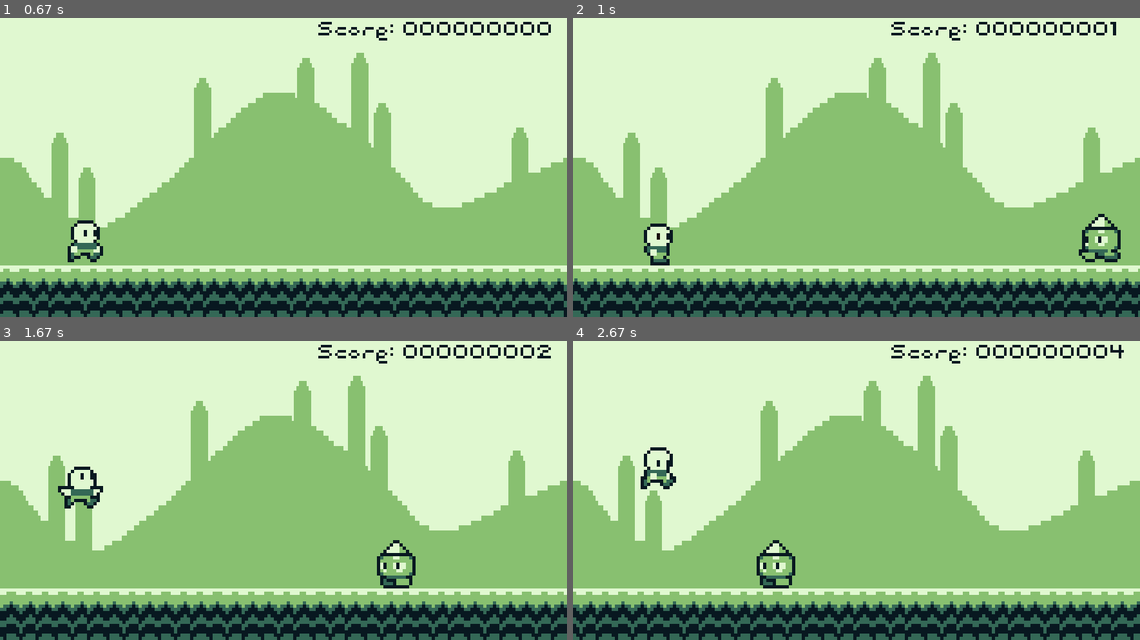
Above: before the commit, frames 1-4 (two rows, left to right).
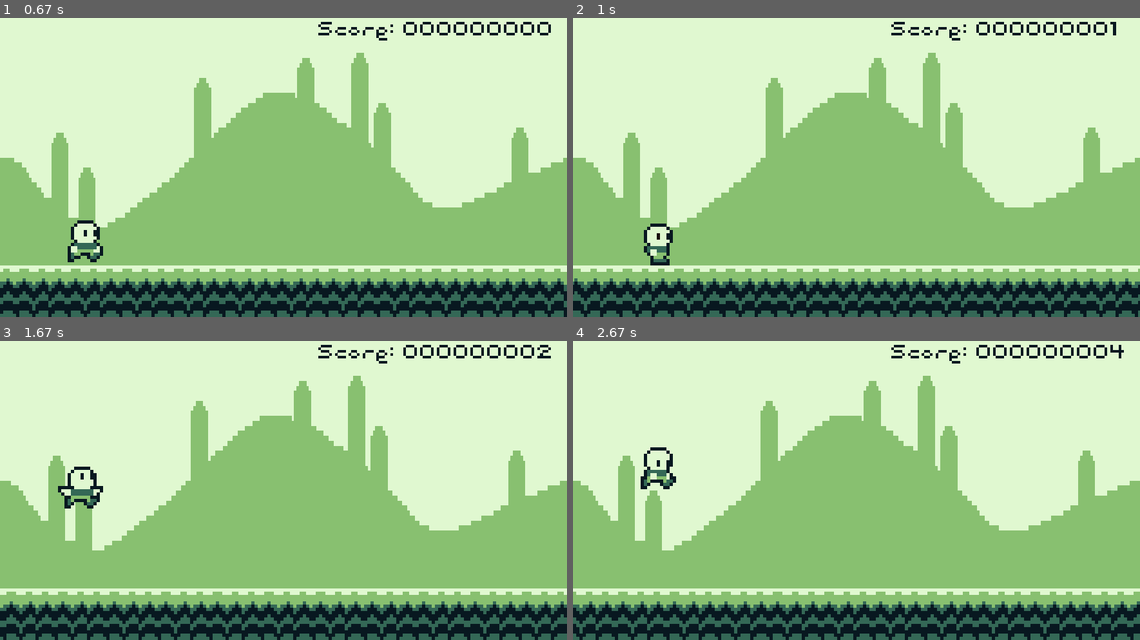
Above: after the commit, the same moments.

Repository: jperelygin/pygame_practice
Game: pygame game, started from beware_the_night/Game.py
The game is run twice, just before and just after one commit, with the same random seed, the same clock (stepped at 60 frames per second) and the same inputs.
Inputs:
- Up to frame 1 (0.67 s): tap Space at 0.33 s
- Up to frame 2 (1 s): no input
- Up to frame 3 (1.67 s): tap Space at 1.23, 1.53 s
- Up to frame 4 (2.67 s): tap Space at 1.7, 1.83, 1.97, 2.1, 2.2, 2.33, 2.47, 2.6 s

Frame 1 is identical in both runs. In frame 2, 0.6% of the frame differs, in the area x 89-97%, y 65-82%; in frame 3, 0.6%; in frame 4, 0.6%.

Commit message:
Beware the night 0.5
Added spawn of enemies. Added End menu

Diff:
--- a/beware_the_night/Enemy.py
+++ b/beware_the_night/Enemy.py
@@ -30,18 +30,27 @@
                                         conf.INGAME_TILE_SIZE)
 DRILL_SPRITE_6 = pygame.transform.scale(get_sprite(conf.sprite_sheet, conf.TILE_SIZE, 4, 5),
                                         conf.INGAME_TILE_SIZE)
-
+SLIME_SPRITE_1 = pygame.transform.scale(get_sprite(conf.sprite_sheet, conf.TILE_SIZE, 3, 7),
+                                        conf.INGAME_TILE_SIZE)
+SLIME_SPRITE_2 = pygame.transform.scale(get_sprite(conf.sprite_sheet, conf.TILE_SIZE, 3, 8),
+                                        conf.INGAME_TILE_SIZE)
+SLIME_SPRITE_3 = pygame.transform.scale(get_sprite(conf.sprite_sheet, conf.TILE_SIZE, 3, 9),
+                                        conf.INGAME_TILE_SIZE)
+BAT_SPRITE_1 = pygame.transform.scale(get_sprite(conf.sprite_sheet, conf.TILE_SIZE, 6, 3),
+                                        conf.INGAME_TILE_SIZE)
+BAT_SPRITE_2 = pygame.transform.scale(get_sprite(conf.sprite_sheet, conf.TILE_SIZE, 6, 4),
+                                        conf.INGAME_TILE_SIZE)
 
 class Enemy(pygame.sprite.Sprite):
-    def __init__(self, image_array):
+    def __init__(self, image_array, x_start):
         super().__init__()
         self.image_array = image_array
         self.image = self.image_array[0]
         self.image.set_colorkey(conf.COLOR_TRANSPARENT)
-        self.rect = self.image.get_rect(bottomleft=conf.ENEMY_POSITION)
+        self.rect = self.image.get_rect(bottomleft=(x_start, conf.ENEMY_POSITION_Y))
         self.move_sprite = 0
         self.sprite_speed = 0.2
-        self.speed = 5
+        self.speed = 6
 
     def move(self):
         self.move_sprite += self.sprite_speed
@@ -56,20 +65,33 @@
 
 
 class Fly(Enemy):
-    def __init__(self):
+    def __init__(self, x_start):
         self.image_array = [FLY_SPRITE_1, FLY_SPRITE_2]
-        super().__init__(self.image_array)
+        super().__init__(self.image_array, x_start)
 
 
 class OneEye(Enemy):
-    def __init__(self):
+    def __init__(self, x_start):
         self.image_array = [ONEEYE_SPRITE_1, ONEEYE_SPRITE_2, ONEEYE_SPRITE_3,
                             ONEEYE_SPRITE_4, ONEEYE_SPRITE_5, ONEEYE_SPRITE_6]
-        super().__init__(self.image_array)
+        super().__init__(self.image_array, x_start)
 
 
 class Drill(Enemy):
-    def __init__(self):
+    def __init__(self, x_start):
         self.image_array = [DRILL_SPRITE_1, DRILL_SPRITE_2, DRILL_SPRITE_3,
                             DRILL_SPRITE_4, DRILL_SPRITE_5, DRILL_SPRITE_6]
-        super().__init__(self.image_array)
+        super().__init__(self.image_array, x_start)
+
+
+class Slime(Enemy):
+    def __init__(self, x_start):
+        self.image_array = [SLIME_SPRITE_1, SLIME_SPRITE_2, SLIME_SPRITE_3, SLIME_SPRITE_2]
+        super().__init__(self.image_array, x_start)
+        self.sprite_speed = 0.1
+
+
+class Bat(Enemy):
+    def __init__(self, x_start):
+        self.image_array = [BAT_SPRITE_1, BAT_SPRITE_2]
+        super().__init__(self.image_array, x_start)
--- a/beware_the_night/Game.py
+++ b/beware_the_night/Game.py
@@ -1,3 +1,5 @@
+import random
+
 import pygame
 import sys
 
@@ -5,11 +7,13 @@
 from Player import Player
 from Background import Background
 from Floor import Floor
-from Enemy import Fly, OneEye, Drill
-from UI import GameState, StartMenu, RunningMenu
+from Enemy import Fly, OneEye, Drill, Slime, Bat
+from UI import StartMenu, RunningMenu, EndMenu
+from GameState import GameState
 
 DEBUG = False
 
+ENEMY_CLASSES = (Fly, OneEye, Drill, Slime, Bat)
 
 class Game:
     def __init__(self):
@@ -20,8 +24,8 @@
         self.background_move_event = pygame.USEREVENT + 1
         self.floor_move_event = pygame.USEREVENT + 2
         self.score_update = pygame.USEREVENT + 3
+        self.spawn_timer = pygame.USEREVENT + 4
         self.new_game()
-
 
     def new_game(self):
         self.state = GameState()
@@ -34,12 +38,12 @@
         self.floor = pygame.sprite.Group()
         self.floor.add(Floor(0))
         self.enemies = pygame.sprite.Group()
-        self.enemies.add(Drill())
         self.ui = pygame.sprite.Group()
         # Reset timers
         pygame.time.set_timer(self.background_move_event, 0)
         pygame.time.set_timer(self.floor_move_event, 0)
         pygame.time.set_timer(self.score_update, 0)
+        pygame.time.set_timer(self.spawn_timer, 0)
 
     def move_background(self):
         for sprite in self.background.sprites():
@@ -62,29 +66,37 @@
     def update_score(self):
         self.player_instance.score += 1
 
-    def update_ui(self):
-        self.state.next_state()
-        self.ui.empty()
+    def spawn_enemies(self):
+        # not more than 2 on screen
+        if len(self.enemies.sprites()) < 2:
+            self.enemies.add(random.choice(ENEMY_CLASSES)(
+                random.randint(conf.ENEMY_POSITION_X_1, conf.ENEMY_POSITION_X_2)))
+        # remove skipped enemies
+        for enemy in self.enemies.sprites():
+            if enemy.rect.midright[0] < -20:
+                self.enemies.remove(enemy)
 
     def update(self):
         pygame.display.update()
         self.clock.tick(conf.FPS)
-        if DEBUG:
-            pygame.display.set_caption(f"{conf.GAME_TITLE}. Score: {self.player_instance.score}")
-        else:
-            pygame.display.set_caption(conf.GAME_TITLE)
+        pygame.display.set_caption(conf.GAME_TITLE)
         self.player.update()
-        if self.player_instance.running:
-            self.enemies.update()
-        # ui
-        if self.state.get_state() == "START":
-            self.ui.add(StartMenu())
-        if self.state.get_state() == "RUNNING":
-            self.ui.add(RunningMenu())
-            self.ui.update(self.player_instance.score)
-        if self.state.get_state() == "END":
-            pass
-
+        # switch game states
+        match self.state.get_state():
+            case "START":
+                self.ui.add(StartMenu())
+            case "RUNNING":
+                self.ui.empty()
+                self.ui.add(RunningMenu())
+                self.ui.update(self.player_instance.score)
+                self.enemies.update()
+                # for enemy in self.enemies.sprites():
+                #     if self.player_instance.rect.colliderect(enemy.rect):
+                #         self.state.next_state()
+            case "END":
+                self.ui.empty()
+                self.player_instance.damage()
+                self.ui.add(EndMenu(self.player_instance.score))
 
     def check_events(self):
         for event in pygame.event.get():
@@ -92,19 +104,24 @@
                 pygame.quit()
                 sys.exit(0)
             # GAME START
-            if pygame.key.get_pressed()[pygame.K_SPACE] and not self.player_instance.running:
+            if pygame.key.get_pressed()[pygame.K_SPACE] and self.state.get_state() == "START":
                 # Activating timers
                 pygame.time.set_timer(self.background_move_event, 200)
                 pygame.time.set_timer(self.floor_move_event, 10)
                 pygame.time.set_timer(self.score_update, 500)
+                pygame.time.set_timer(self.spawn_timer, 1500)
                 self.player_instance.running = True
-                self.update_ui()
-            if event.type == self.background_move_event and self.player_instance.running:
+                self.state.next_state()
+            if event.type == self.background_move_event and self.state.get_state() == "RUNNING":
                 self.move_background()
-            if event.type == self.floor_move_event and self.player_instance.running:
+            if event.type == self.floor_move_event and self.state.get_state() == "RUNNING":
                 self.move_floor()
-            if event.type == self.score_update and self.player_instance.running:
+            if event.type == self.score_update and self.state.get_state() == "RUNNING":
                 self.update_score()
+            if event.type == self.spawn_timer and self.state.get_state() == "RUNNING":
+                self.spawn_enemies()
+            if pygame.key.get_pressed()[pygame.K_SPACE] and self.state.get_state() == "END":
+                self.new_game()
             if DEBUG:
                 if pygame.key.get_pressed()[pygame.K_q]:
                     self.new_game()
--- /dev/null
+++ b/beware_the_night/GameState.py
@@ -0,0 +1,12 @@
+class GameState:
+    def __init__(self):
+        self.states = ["START", "RUNNING", "END"]
+        self.state = 0
+
+    def next_state(self):
+        self.state += 1
+        if self.state >= len(self.states):
+            self.state = 0
+
+    def get_state(self):
+        return self.states[self.state]
--- a/beware_the_night/Player.py
+++ b/beware_the_night/Player.py
@@ -24,6 +24,9 @@
                                       conf.INGAME_TILE_SIZE)
 RUN_SPRITES = [RUN_SPRITE_1, RUN_SPRITE_2, RUN_SPRITE_3]
 
+DAMAGE_SPRITE = pygame.transform.scale(get_sprite(conf.sprite_sheet, conf.TILE_SIZE, 2, 5),
+                                      conf.INGAME_TILE_SIZE)
+
 
 class Player(pygame.sprite.Sprite):
     def __init__(self):
@@ -36,6 +39,7 @@
         self.run_sprite = 0
         self.score = 0
         self.current_position = conf.PLAYER_POSITION
+        self.health = 1
 
     def run(self):
         if self.rect.bottom >= conf.PLAYER_POSITION[1]:
@@ -61,15 +65,21 @@
         self.image = FALL_SPRITE
         self.image.set_colorkey(conf.COLOR_TRANSPARENT)
 
+    def damage(self):
+        self.image = DAMAGE_SPRITE
+        self.running = False
+        self.image.set_colorkey(conf.COLOR_TRANSPARENT)
+
     def input(self):
         if pygame.key.get_pressed()[pygame.K_SPACE] and self.score > 1:
             if self.running and self.rect.bottom >= conf.PLAYER_POSITION[1]:
                 self.jump()
 
     def apply_gravity(self):
-        if self.rect.bottomleft[1] > self.current_position[1]:
-            self.fall()
-        self.current_position = self.rect.bottomleft
+        if self.running:
+            if self.rect.bottomleft[1] > self.current_position[1]:
+                self.fall()
+            self.current_position = self.rect.bottomleft
         self.gravity += 1
         self.rect.y += self.gravity
         if self.rect.bottom >= conf.PLAYER_POSITION[1]:
--- a/beware_the_night/UI.py
+++ b/beware_the_night/UI.py
@@ -1,19 +1,5 @@
 import pygame
 import conf
-
-
-class GameState:
-    def __init__(self):
-        self.states = ["START", "RUNNING", "END"]
-        self.state = 0
-
-    def next_state(self):
-        self.state += 1
-        if self.state >= len(self.states):
-            self.state = 0
-
-    def get_state(self):
-        return self.states[self.state]
 
 
 class StartMenu(pygame.sprite.Sprite):
@@ -33,3 +19,11 @@
 
     def update(self, score):
         self.image = self.font.render(f"Score: {score:09d}", False, conf.COLOR_BLACK)
+
+
+class EndMenu(pygame.sprite.Sprite):
+    def __init__(self, score):
+        super().__init__()
+        self.font = pygame.font.Font(conf.FONT, conf.START_SCREEN_TEXT_SIZE)
+        self.image = self.font.render(f"You are dead. Your score is: {score}", False, conf.COLOR_BLACK)
+        self.rect = self.image.get_rect(midbottom=conf.END_SCREEN_TEXT_POSITION)
--- a/beware_the_night/conf.py
+++ b/beware_the_night/conf.py
@@ -14,12 +14,15 @@
 START_SCREEN_TEXT_POSITION = (SCREEN_WIDTH//2, SCREEN_HEIGHT//2)
 SCORE_TEXT_SIZE = 28
 SCORE_TEXT_POSITION = (SCREEN_WIDTH - 20, 20)
+END_SCREEN_TEXT_POSITION = (SCREEN_WIDTH//2, SCREEN_HEIGHT//2)
 
 # player
 PLAYER_POSITION = (80, 400)
 
 # enemies
-ENEMY_POSITION = (SCREEN_WIDTH + 100, 400)
+ENEMY_POSITION_Y = 400
+ENEMY_POSITION_X_1 = SCREEN_WIDTH + 500
+ENEMY_POSITION_X_2 = SCREEN_WIDTH + 900
 
 # colors
 COLOR_LIGHT = "#e0f8d0"
--- a/beware_the_night/spritesheet_parser.py
+++ b/beware_the_night/spritesheet_parser.py
@@ -1,4 +1,42 @@
 import pygame
+
+
+class SpritesheetParser:
+    def __init__(self):
+        self.tile_size = ()
+        self.scale_tile_size = self.tile_size
+        self.sprite_sheet = ""
+
+    def get_sprite(self, row: int, table: int, scale=False):
+        sheet = pygame.image.load(self.sprite_sheet)
+        if scale:
+            sheet.set_clip(pygame.Rect(self.scale_tile_size[0] * table, self.scale_tile_size[1] * row,
+                                       self.scale_tile_size[0], self.scale_tile_size[1]))
+        return sheet.subsurface(sheet.get_clip())
+
+    def get_collision_rect(self, image: pygame.surface.Surface, transparent_color):
+        size = image.get_size()
+        x_left = 0
+        x_size = size[0]
+        y_top = 0
+        y_size = size[1]
+        for x in range(size[0]):
+            for y in range(size[1]):
+                if image.get_at((x, y)) != transparent_color:
+                    x_left = x
+        for y in range(size[1]):
+            for x in range(size[0]):
+                if image.get_at((x, y)) != transparent_color:
+                    y_top = y
+        for x in range(size[0], 0, -1):
+            for y in range(size[1], 0, -1):
+                if image.get_at((x, y)) != transparent_color:
+                    x_size = x - x_left
+        for y in range(size[1], 0, -1):
+            for x in range(size[0], 0, -1):
+                if image.get_at((x, y)) != transparent_color:
+                    y_size = y - y_top
+        return pygame.Rect((x_left, y_top), (x_size, y_size))
 
 
 def get_sprite(sprite_sheet: str, tiles: tuple, row: int, table: int) -> pygame.Surface:
--- a/debugger/dbg.py
+++ b/debugger/dbg.py
@@ -1,4 +1,19 @@
 import pygame
+
+
+def draw_tiles(tile_size, vert_color="green", hor_color="green"):
+    screen = pygame.display.get_surface()
+    screen_size = screen.get_size()
+    for vert in range(0, screen_size[0], tile_size):
+        pygame.draw.line(screen, vert_color, (vert, 0), (vert, screen_size[1]))
+    for hor in (range(0, screen_size[1], tile_size)):
+        pygame.draw.line(screen, hor_color, (0, hor), (screen_size[0], hor))
+
+
+def draw_rect(rect: pygame.Rect, color="pink", thickness=1):
+    new_rect = rect.copy()
+    pygame.draw.rect(pygame.display.get_surface(), color, new_rect, thickness)
+
 
 class Debugger:
     def __init__(self, font: pygame.font.Font, x=20, text_color='green', bg_color='black'):
@@ -22,11 +37,3 @@
             rect = surface.get_rect(topleft=(self.x, y))
             y += surface.get_size()[1]
             display.blit(surface, rect)
-
-    def draw_tiles(self, tile_size, vert_color="green", hor_color="green"):
-        screen = pygame.display.get_surface()
-        screen_size = screen.get_size()
-        for vert in range(0, screen_size[0], tile_size):
-            pygame.draw.line(screen, vert_color, (vert, 0), (vert, screen_size[1]))
-        for hor in (range(0, screen_size[1], tile_size)):
-            pygame.draw.line(screen, hor_color, (0, hor), (screen_size[0], hor))
--- a/debugger/main.py
+++ b/debugger/main.py
@@ -1,4 +1,4 @@
-import pygame
+from debugger.dbg import *
 from debugger.dbg import Debugger
 
 pygame.init()
@@ -25,7 +25,7 @@
     screen.blit(cat, (150, 20))
 
     if debug_mode == 1:
-        dbg.draw_tiles(40)
+        draw_tiles(40)
         dbg.add_message("mouse_position", pygame.mouse.get_pos())
         dbg.add_message("space_key_pressed", pygame.key.get_pressed()[pygame.K_SPACE])
         dbg.print()
Binary file changed: beware_the_night/assets/gameboy_platformer_texture_closer.png
